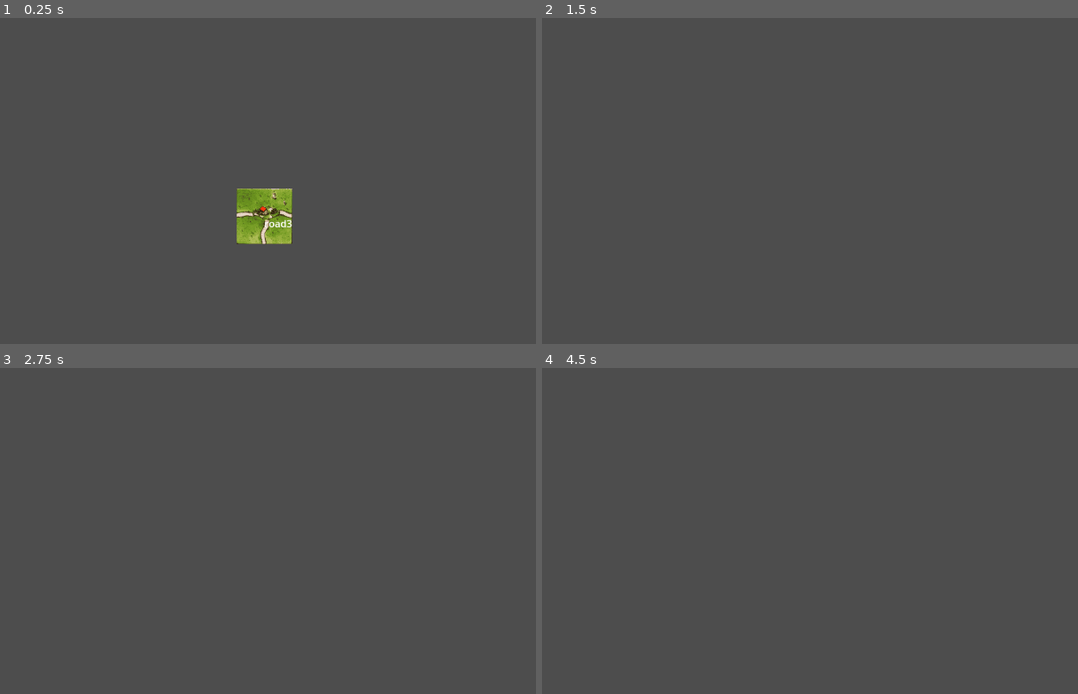
Above: before the commit, frames 1-4 (two rows, left to right).
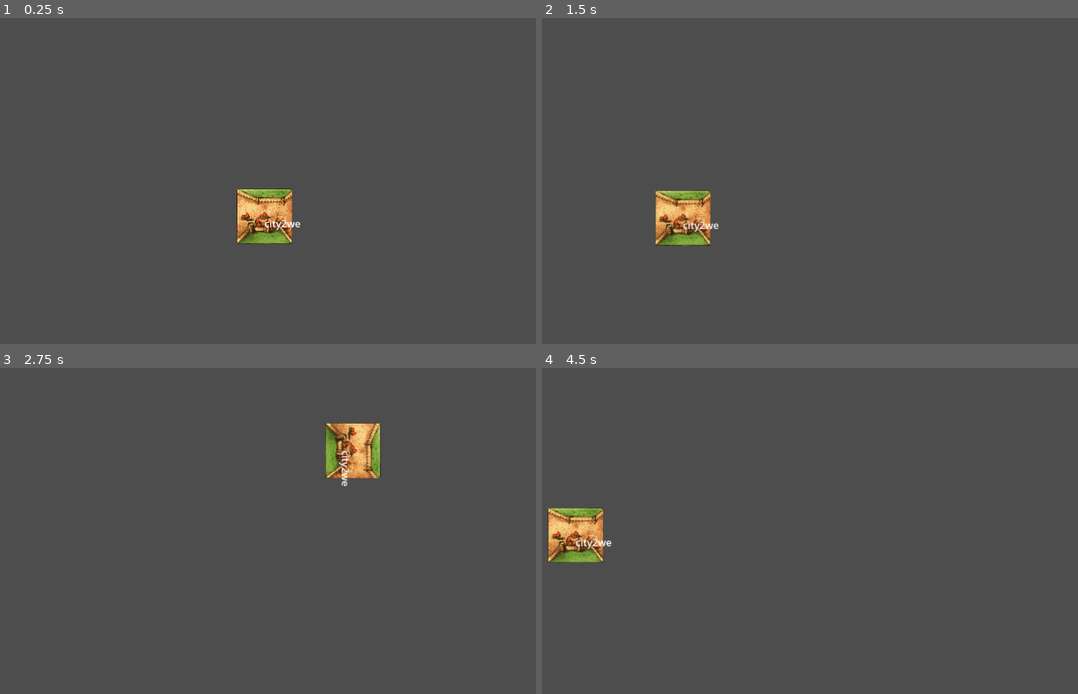
Above: after the commit, the same moments.

Repository: mrssd/Carcassonne
Game: Godot game, scene res://scenes/main/Main.tscn
The game is run twice, just before and just after one commit, with the same random seed, the same clock (stepped at 60 frames per second) and the same inputs.
Inputs (mouse positions are in pixels of both pictures, inside the frame that each line leads up to):
- Up to frame 1 (0.25 s): no input
- Up to frame 2 (1.5 s): tap Enter (ui_accept) at 0.5, 0.77 s; move the mouse to (960, 197) at 0.52 s; hold Right 0.53-1.28 s; hold S (cam_down) 0.53-1.28 s; move the mouse to (665, 236) at 1.27 s; hold Left from 1.28 s (still down); tap A (cam_left) at 1.35 s
- Up to frame 3 (2.75 s): tap Enter (ui_accept) at 1.52 s; move the mouse to (337, 478) at 2.02 s; release Left at 2.03 s; hold Right from 2.03 s (still down); hold D (cam_right) from 2.03 s (still down)
- Up to frame 4 (4.5 s): move the mouse to (772, 645) at 2.77 s; release D (cam_right) at 2.78 s; tap W (cam_up) at 2.85 s; tap Enter (ui_accept) at 3.02, 3.77 s; move the mouse to (1019, 625) at 3.52 s; release Right at 3.53 s; hold Mouse wheel down (zoom_in) 3.53-4.28 s; hold Left from 3.53 s (still down); move the mouse to (595, 508) at 4.27 s; tap Mouse wheel up (zoom_out) at 4.35 s

The runs differ from the first frame. In frame 1, 1.6% of the frame differs, in the area x 44-57%, y 52-70%; in frame 2, 1.8%; in frame 3, 1.8%, in the area x 60-72%, y 16-37%; in frame 4, 1.8%.
Error before the commit: Stack overflow. Check for infinite recursion in your script. (res://scripts/core/GameManager.gd:56)

Commit message:
start tile is always placed and uid fix
start tile is always placed and fixed some uid

Diff:
--- a/scenes/main/Main.tscn
+++ b/scenes/main/Main.tscn
@@ -2,12 +2,16 @@
 
 [ext_resource type="Script" uid="uid://b0kali0tyw2vh" path="res://scripts/core/board.gd" id="1_nha0i"]
 [ext_resource type="Script" uid="uid://cn0pahhi58djk" path="res://scripts/camera_control.gd" id="1_u1xfj"]
-[ext_resource type="PackedScene" path="res://scenes/tile/tile.tscn" id="2_tile"]
+[ext_resource type="PackedScene" uid="uid://c2eaduakgdpp1" path="res://scenes/tile/tile.tscn" id="2_tile"]
 [ext_resource type="Script" uid="uid://btuilk5cm3t1k" path="res://scripts/core/TurnSystem.gd" id="3_k2fmo"]
-[ext_resource type="Script" path="res://scripts/core/GameManager.gd" id="4_l3cfh"]
-[ext_resource type="Resource" path="res://resources/tile_deck.tres" id="5_deck"]
+[ext_resource type="Script" uid="uid://cxgm7k2pf4qh1" path="res://scripts/core/GameManager.gd" id="4_l3cfh"]
+[ext_resource type="Resource" uid="uid://dlqwuvyh115re" path="res://resources/tile_deck.tres" id="5_deck"]
 
 [node name="Main" type="Node2D"]
+
+[node name="TurnSystem" type="Node" parent="."]
+script = ExtResource("3_k2fmo")
+metadata/_custom_type_script = "uid://btuilk5cm3t1k"
 
 [node name="Board" type="Node2D" parent="."]
 script = ExtResource("1_nha0i")
@@ -16,10 +20,6 @@
 [node name="Camera2D" type="Camera2D" parent="Board"]
 script = ExtResource("1_u1xfj")
 
-[node name="GameTurnSystem" type="Node" parent="."]
-script = ExtResource("3_k2fmo")
-tile_deck_resource = ExtResource("5_deck")
-
 [node name="GameManager" type="Node" parent="."]
 script = ExtResource("4_l3cfh")
 tile_deck_resource = ExtResource("5_deck")
--- a/scripts/core/GameManager.gd
+++ b/scripts/core/GameManager.gd
@@ -1,7 +1,7 @@
 class_name GameManager extends Node
 
 @onready var board = $"../Board"
-@onready var turn_system = $"../GameTurnSystem"
+@onready var turn_system = $"../TurnSystem"
 
 @export var tile_deck_resource: TileDeck
 
@@ -49,7 +49,6 @@
 	board.place_tile(Vector2i.ZERO, tile_instance)
 	print("Starting tile placed.")
 
-	end_turn()
 
 
 ## Turn management - delegates to TurnSystem
--- a/scripts/core/TurnSystem.gd
+++ b/scripts/core/TurnSystem.gd
@@ -9,7 +9,7 @@
 var players = ["Player 1", "Player 2"]
 var current_player_index := 0
 var phase := TurnPhase.DRAW_TILE
-var game_active := false
+var game_active : bool = false
 
 @onready var board: Board = $"../Board"
 @export var tile_deck_resource: TileDeck   # your deck resource
Not shown, changed: scripts/core/GameManager.gd.uid
